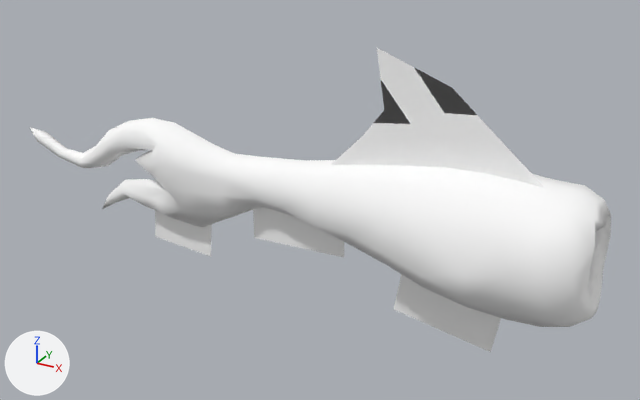
The FBX model HybridSpace/Assets/Meshes/SchoolFish_Mesh.fbx, before and after one commit.
The view is the same before and after, from a camera (50 mm lens) standing at (0.0175, -0.0331, 0.0165) and looking at (-0.0011, 0.0007, -0.0004). The lights are fixed; the arrows at lower left show +X, +Y and +Z. Where no turn or scale is listed for an object, it has been applied to the vertices.

Script lines for the objects in view, before the commit:
```python
me_mesh = bpy.data.meshes.new('Mesh')
me_mesh.from_pydata(...)  # 315 vertices, 308 faces; spans x -0.0157..0.0157, y -0.0033..0.0033, z -0.0067..0.0067
me_mesh.materials.append(mat_schoolfish_hp)  # white #ffffff
ob_schoolfish_mesh = bpy.data.objects.new('SchoolFish_Mesh', me_mesh)
ob_schoolfish_mesh.location = (-0.00346, 0.00003, 0.00084)
```
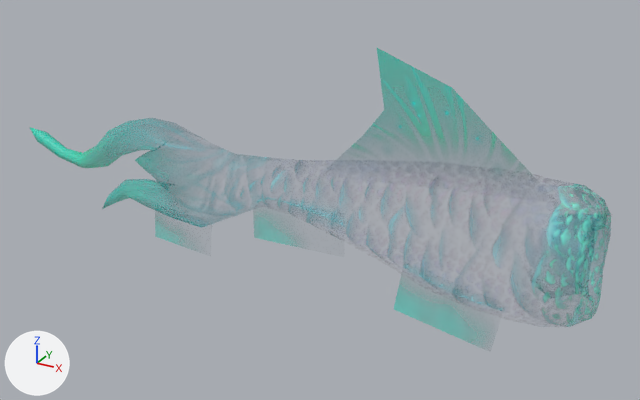
The newer file is also turned or shifted as a whole; pictures and numbers use the older file's frame.

What the commit changed:
Picture 'SchoolFish_Basecolor.png' (img_schoolfish_basecolor_png) is new.
Material 'lambert2' (mat_lambert2) is new.
Uses the picture img_schoolfish_basecolor_png.
me_mesh has 315 vertices, 308 faces and spans x -0.0157..0.0157, y -0.0033..0.0033, z -0.0067..0.0067.
me_mesh is used by ob_schoolfish_mesh; location (-0.00346, 0.00003, 0.00084).
me_mesh no longer uses material mat_schoolfish_hp (white #ffffff).
me_mesh part 1: edges marked sharp go from 2 to 619.
me_mesh now uses material mat_lambert2.

Pixel boxes (x1, y1, x2, y2) of what changed, in the pictures (640 x 400 px):
'SchoolFish_Mesh', recoloured, shading changed (white to cyan): (29, 48, 611, 350) in both
part 1 of me_mesh, shading changed: before (29, 48, 611, 352); after (29, 48, 611, 342)
